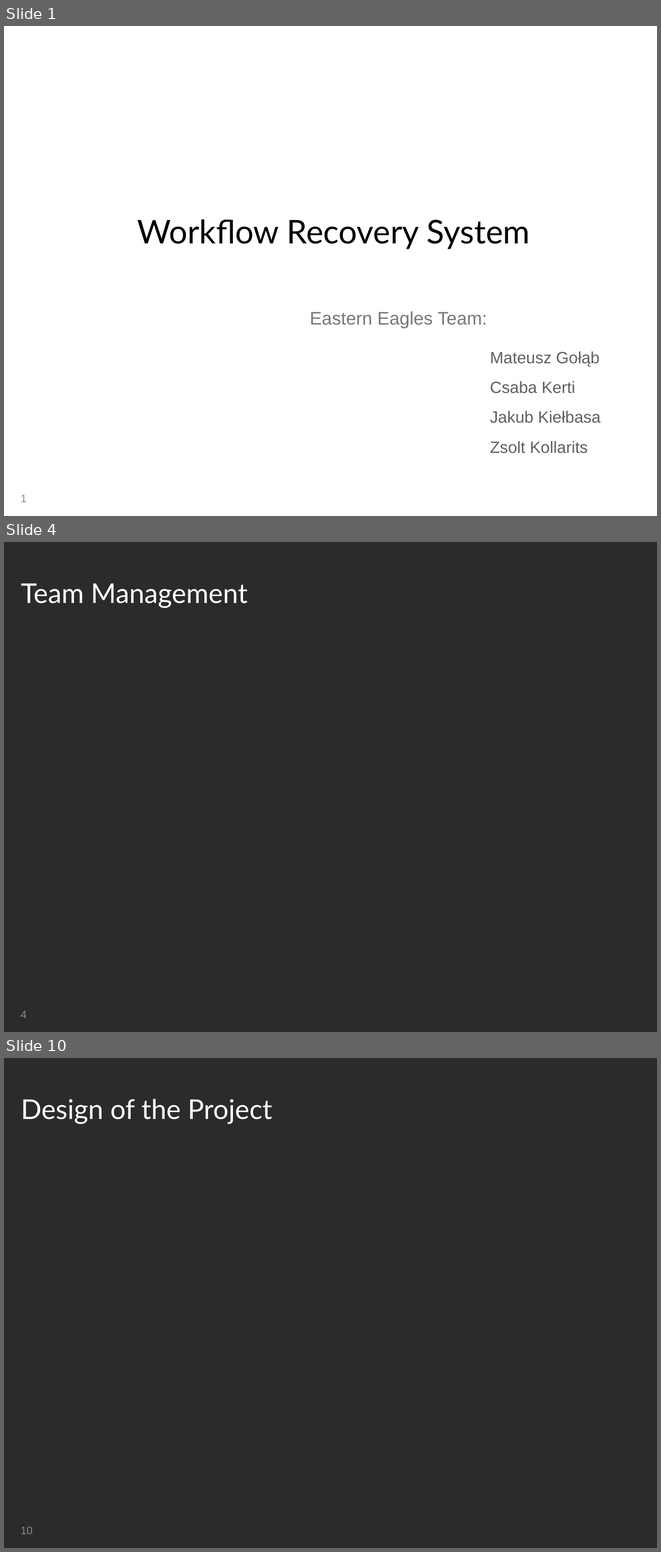
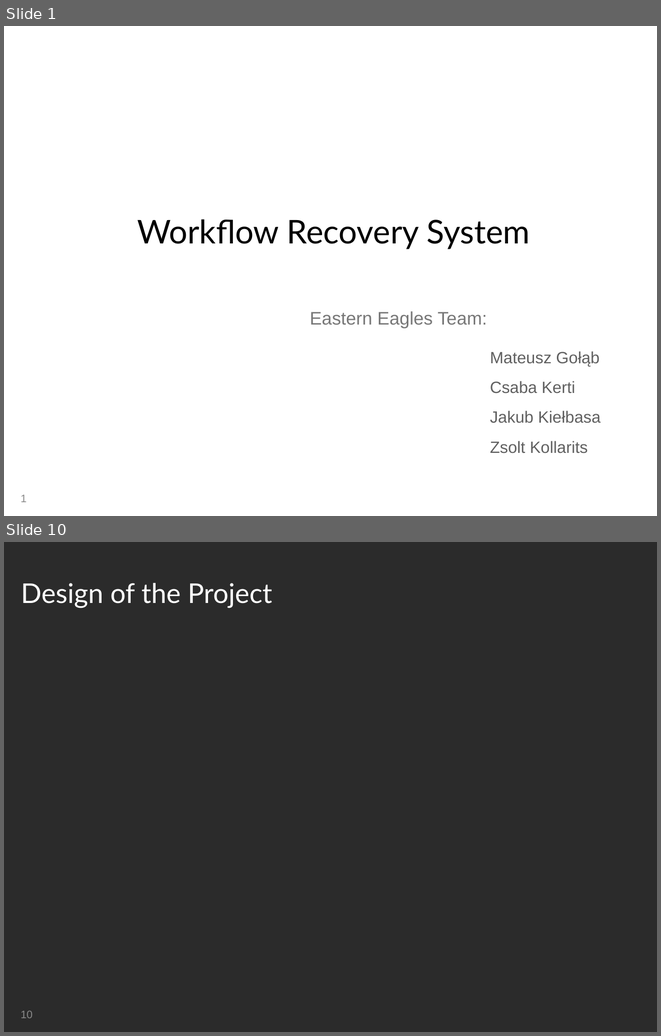
Before and after one commit to MissNanLankwtosh/mateuszgolabc, a slide deck: Presentation/Group Presentation - Kuba.ppt. Shown one above the other, each under a label of ours: slides 1, 4 and 10 before the commit, slides 1 and 10 after it; the slides between them are not shown. The pictures are 661x1552 and 661x1036 pixels, drawn with LibreOffice and Linux fonts; fonts in the diff are those of the drawing; background and template pictures are left out; a plain dark background stands for a picture behind light text. Boxes give left, top, right and bottom in pixels: in the first picture for what was removed or moved away, otherwise in the second. Text is boxed around its words. In the diff, an @@ line names an element or a change of style, - is before the commit and + after.

Commit message:
1. Presentation - part with requirements and managements.

```diff
--- a/Presentation/Group Presentation - Kuba.ppt
+++ b/Presentation/Group Presentation - Kuba.ppt
@@ slide 4 removed at box(4, 542, 657, 1032), background picture (left out); not listed: 1 template element that a slide beside it also shows @@
@@ title removed at box(21, 583, 248, 608) @@
-Team Management
@@ page number removed at box(20, 1011, 26, 1018) @@
-4
```
Also in this commit, not shown: 4 slides changed, 4 slides added, 3 other slides removed, 6 other files.
